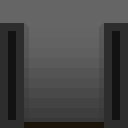
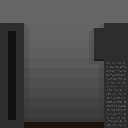
Layer changes from the first w=128, h=128 image to the second:
painted on "Layer 2" over [112, 31, 120, 120]
added layer "Layer 5" above "Background" over [106, 62, 126, 126]
painted on "Background" over [89, 28, 104, 64]
